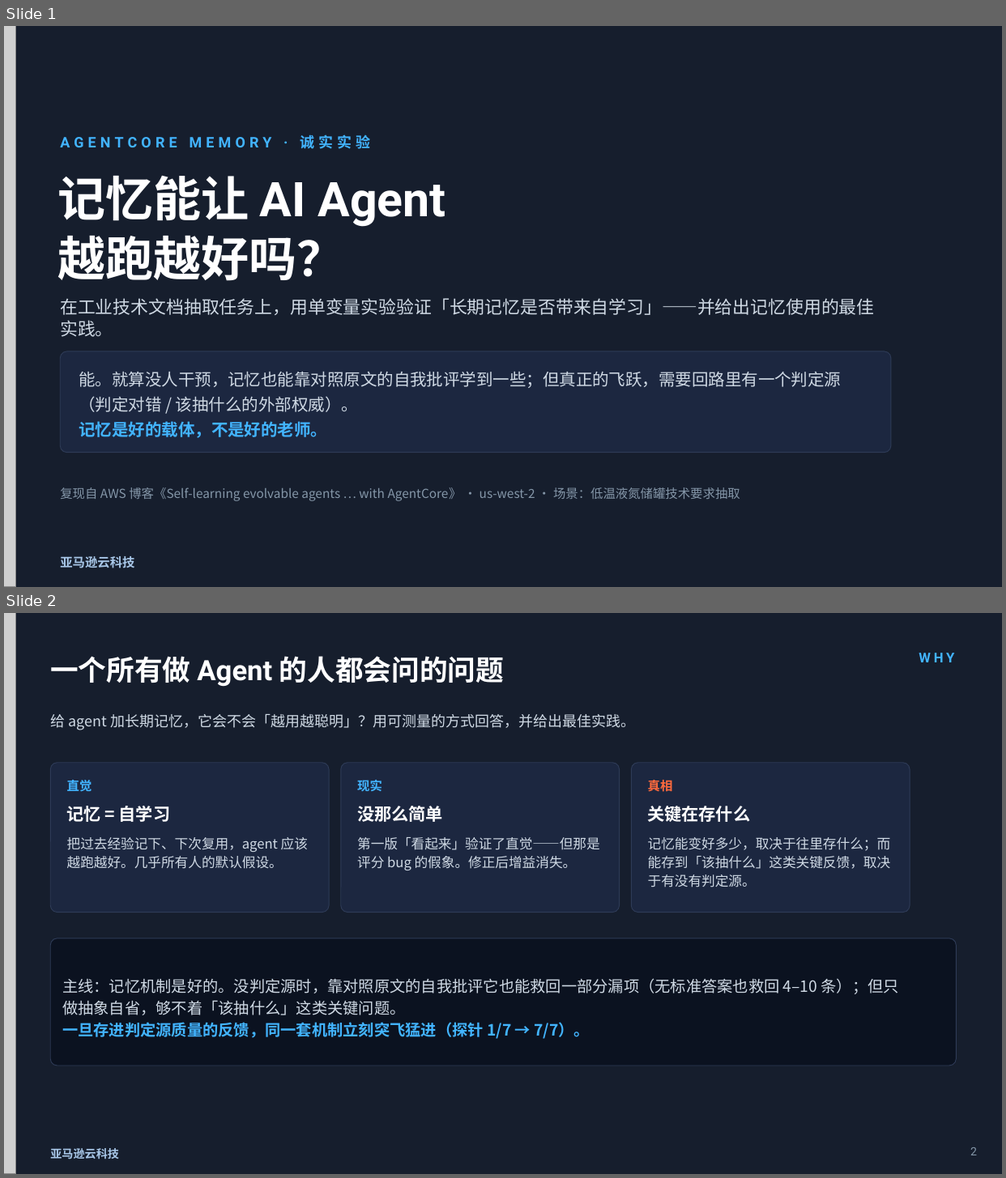
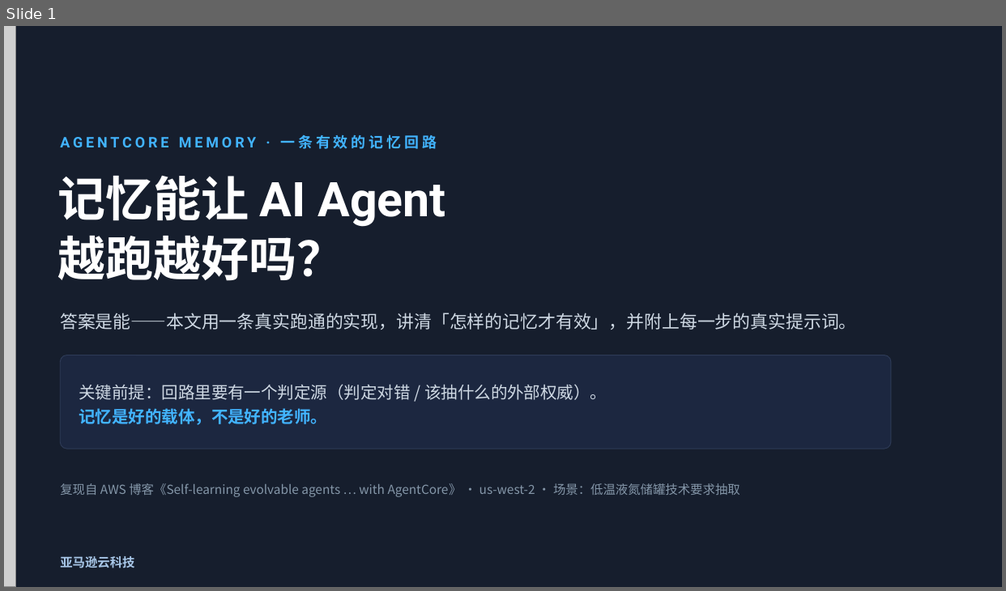
Before and after one commit to dashjim/agentcore-memory-loop, a slide deck: docs/记忆能让Agent越跑越好吗.pptx. Shown one above the other, each under a label of ours: slides 1 and 2 before the commit, slide 1 after it. The pictures are 1006x1178 and 1006x591 pixels, drawn with LibreOffice and Linux fonts; fonts in the diff are those of the drawing; grey boxes stand for pictures. Boxes give left, top, right and bottom in pixels: in the first picture for what was removed or moved away, otherwise in the second. Text is boxed around its words. In the diff, an @@ line names an element or a change of style, - is before the commit and + after.

```diff
--- a/docs/记忆能让Agent越跑越好吗.pptx
+++ b/docs/记忆能让Agent越跑越好吗.pptx
@@ slide 2 removed at (x1=4, y1=613, x2=1002, y2=1174), background #161E2D @@
@@ picture removed at (x1=4, y1=613, x2=16, y2=1174) @@
@@ text removed at (x1=50, y1=656, x2=504, y2=687) @@
-一个所有做 Agent 的人都会问的问题
@@ text removed at (x1=918, y1=653, x2=954, y2=662) @@
-WHY
@@ text removed at (x1=50, y1=714, x2=635, y2=730) @@
-给 agent 加长期记忆，它会不会「越用越聪明」？用可测量的方式回答，并给出最佳实践。
@@ rounded rectangle removed at (x1=50, y1=763, x2=329, y2=913) @@
@@ text removed at (x1=67, y1=780, x2=92, y2=791) @@
-直觉
@@ rounded rectangle removed at (x1=341, y1=763, x2=620, y2=913) @@
@@ text removed at (x1=357, y1=780, x2=382, y2=791) @@
-现实
@@ rounded rectangle removed at (x1=632, y1=763, x2=910, y2=913) @@
@@ text removed at (x1=648, y1=780, x2=673, y2=792) @@
-真相
@@ text removed at (x1=67, y1=806, x2=170, y2=822) @@
-记忆 = 自学习
@@ text removed at (x1=357, y1=806, x2=443, y2=822) @@
-没那么简单
@@ text removed at (x1=648, y1=806, x2=751, y2=822) @@
-关键在存什么
@@ text removed at (x1=67, y1=837, x2=308, y2=869) @@
-把过去经验记下、下次复用，agent 应该越跑越好。几乎所有人的默认假设。
@@ text removed at (x1=357, y1=837, x2=600, y2=871) @@
-第一版「看起来」验证了直觉——但那是评分 bug 的假象。修正后增益消失。
@@ text removed at (x1=648, y1=837, x2=891, y2=888) @@
-记忆能变好多少，取决于往里存什么；而能存到「该抽什么」这类关键反馈，取决于有没有判定源。
@@ rounded rectangle removed at (x1=50, y1=939, x2=957, y2=1066) @@
@@ text removed at (x1=62, y1=978, x2=899, y2=1039) @@
-主线：记忆机制是好的。没判定源时，靠对照原文的自我批评它也能救回一部分漏项（无标准答案也救回 4–10 条）；但只做抽象自省，够不着「该抽什么」这类关键问题。
-一旦存进判定源质量的反馈，同一套机制立刻突飞猛进（探针 1/7 → 7/7）。
@@ text removed at (x1=50, y1=1148, x2=119, y2=1160) @@
-亚马逊云科技
@@ text removed at (x1=970, y1=1148, x2=977, y2=1156) @@
-2
@@ slide 1 changed as well @@
@@ text at (x1=60, y1=135, x2=437, y2=149): text changed @@
-AGENTCORE MEMORY · 诚实实验
+AGENTCORE MEMORY · 一条有效的记忆回路
@@ text at (x1=60, y1=313, x2=856, y2=330): text changed @@
-在工业技术文档抽取任务上，用单变量实验验证「长期记忆是否带来自学习」——并给出记忆使用的最佳实践。
+答案是能——本文用一条真实跑通的实现，讲清「怎样的记忆才有效」，并附上每一步的真实提示词。
@@ rounded rectangle resized from (x1=60, y1=352, x2=891, y2=453) to (x1=60, y1=356, x2=891, y2=449) @@
@@ rounded rectangle at (x1=60, y1=356, x2=891, y2=449): proportions changed @@
@@ text at (x1=79, y1=384, x2=607, y2=400): text changed @@
-能。就算没人干预，记忆也能靠对照原文的自我批评学到一些；但真正的飞跃，需要回路里有一个判定源（判定对错 / 该抽什么的外部权威）。
+关键前提：回路里要有一个判定源（判定对错 / 该抽什么的外部权威）。
@@ text "复现自 AWS 博客《Self-learning evolvable agents ..." moved from (x1=60, y1=488, x2=740, y2=501) to (x1=60, y1=484, x2=740, y2=497) @@
```
Also in this commit, not shown: 8 other slides changed, 3 slides added, 5 other slides removed, 1 other file.
